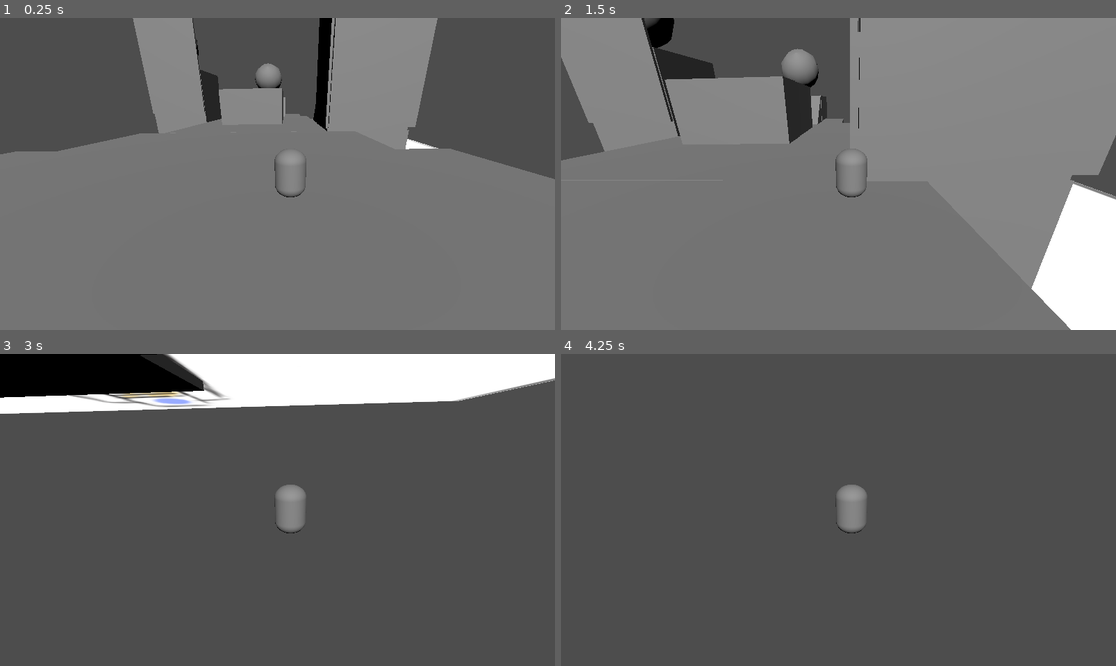
Above: before the commit, frames 1-4 (two rows, left to right).
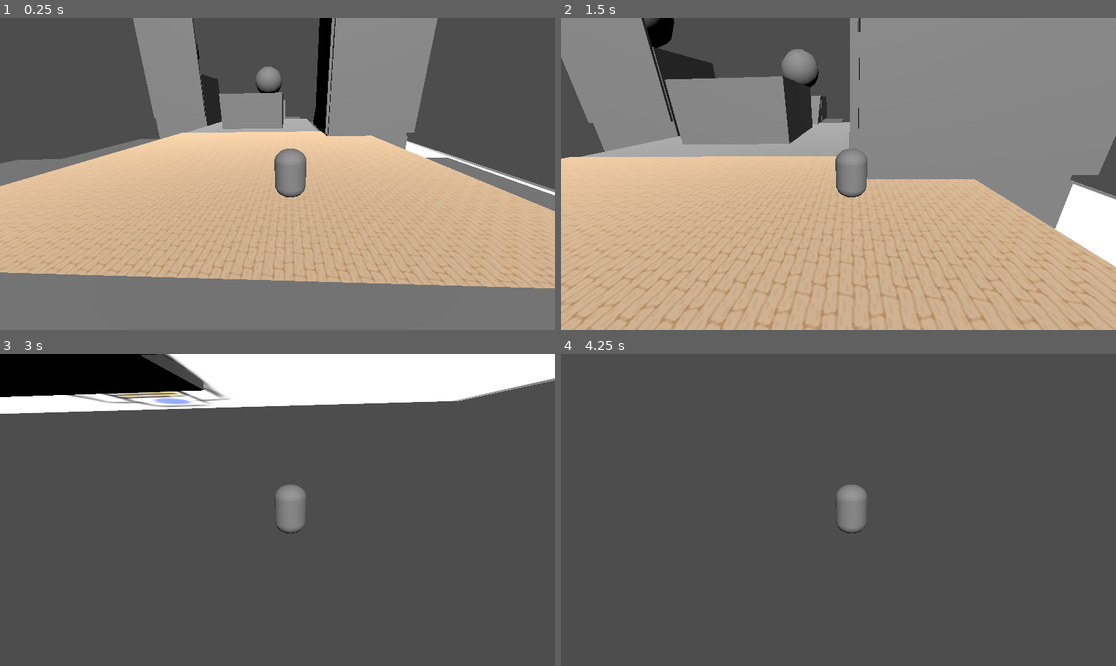
Above: after the commit, the same moments.

Repository: MeatboxDev/GameJam2025
Game: Godot game, scene res://node_3d.tscn
The game is run twice, just before and just after one commit, with the same random seed, the same clock (stepped at 60 frames per second) and the same inputs. This scene is started directly instead of the project's main scene.
Inputs (mouse positions are in pixels of both pictures, inside the frame that each line leads up to):
- Up to frame 1 (0.25 s): no input
- Up to frame 2 (1.5 s): tap Enter (ui_accept) at 0.5, 0.77 s; move the mouse to (960, 158) at 0.52 s; hold Right (ui_right) 0.53-1.28 s; move the mouse to (727, 189) at 1.27 s; hold Down (ui_down) from 1.28 s (still down)
- Up to frame 3 (3 s): tap Enter (ui_accept) at 1.52 s; move the mouse to (333, 441) at 2.02 s; release Down (ui_down) at 2.03 s; hold Right (ui_right) 2.03-2.78 s; move the mouse to (249, 572) at 2.77 s; hold Up (ui_up) from 2.78 s (still down)
- Up to frame 4 (4.25 s): tap Enter (ui_accept) at 3.02, 3.5, 3.77 s; move the mouse to (1005, 556) at 3.52 s; release Up (ui_up) at 3.53 s; hold Left (ui_left) from 3.53 s (still down)

The runs differ from the first frame. In frame 1, 42% of the frame differs, in the area x 0-100%, y 2-87%; in frame 2, 50%, in the area x 0-100%, y 33-100%; in frame 3, 0.4%; in frame 4, nothing differs.

Commit message:
map tile

Diff:
--- a/node_3d.tscn
+++ b/node_3d.tscn
@@ -1,13 +1,23 @@
-[gd_scene load_steps=5 format=3 uid="uid://dfmakjikklytq"]
+[gd_scene load_steps=9 format=3 uid="uid://dfmakjikklytq"]
 
 [ext_resource type="Texture2D" uid="uid://fy20n800ltg" path="res://Assets/Testing/image.png" id="1_th3gc"]
 [ext_resource type="Script" path="res://character_body_3d.gd" id="2_rsoqe"]
+[ext_resource type="Texture2D" uid="uid://iy85uygqcqsv" path="res://Assets/Testing/mall_floor.png" id="3_56tbu"]
+
+[sub_resource type="ORMMaterial3D" id="ORMMaterial3D_o5lls"]
 
 [sub_resource type="CapsuleMesh" id="CapsuleMesh_amqqv"]
 
 [sub_resource type="CapsuleShape3D" id="CapsuleShape3D_bgx4o"]
 radius = 0.0613742
 height = 0.189845
+
+[sub_resource type="PlaneMesh" id="PlaneMesh_p021p"]
+
+[sub_resource type="StandardMaterial3D" id="StandardMaterial3D_d8ikw"]
+albedo_texture = ExtResource("3_56tbu")
+uv1_scale = Vector3(16, 16, 16)
+uv1_triplanar = true
 
 [node name="Node3D" type="Node3D"]
 transform = Transform3D(2.94604, 0, 0, 0, 2.94604, 0, 0, 0, 2.94604, 0.261068, 0, 0)
@@ -32,9 +42,10 @@
 size = Vector3(0.643616, 0.131958, 1.88097)
 
 [node name="CSGBox3D4" type="CSGBox3D" parent="."]
-transform = Transform3D(1.20346, 0, 0, 0, 5.39559, 0, 0, 0, 1.10563, 3.33132, 0.29942, -0.437067)
+transform = Transform3D(1.20346, -0.0142423, -0.00181859, 0.00317539, 5.39557, -0.000716381, 0.00198158, 0.00347249, 1.10563, 3.33132, 0.29942, -0.437067)
 use_collision = true
 size = Vector3(1.78786, 0.131958, 1.415)
+material = SubResource("ORMMaterial3D_o5lls")
 
 [node name="CSGBox3D5" type="CSGBox3D" parent="."]
 transform = Transform3D(1.20346, 0, 0, 0, 5.39559, 0, 0, 0, 1.10563, 3.00856, 0.29942, 0.716597)
@@ -115,7 +126,7 @@
 transform = Transform3D(0.0441055, 0.601536, -0.797627, -0.0332117, 0.798845, 0.600619, 0.998475, 3.72529e-09, 0.0552115, 0.443613, 3.01785, -0.167722)
 
 [node name="CharacterBody3D" type="CharacterBody3D" parent="."]
-transform = Transform3D(0.830892, 0, 0, 0, 0.830892, 0, 0, 0, 0.830892, 0.837603, 0.743101, 0)
+transform = Transform3D(0.830892, 0, 0, 0, 0.830892, 0, 0, 0, 0.830892, 0.837603, 0.884074, 0)
 script = ExtResource("2_rsoqe")
 
 [node name="MeshInstance3D" type="MeshInstance3D" parent="CharacterBody3D"]
@@ -127,3 +138,8 @@
 
 [node name="Camera3D" type="Camera3D" parent="CharacterBody3D"]
 transform = Transform3D(0.0212492, 0.136993, -0.384283, -0.00756359, 0.38487, 0.136784, 0.407901, -1.46308e-09, 0.0225552, -0.655448, 0.230265, -0.00551814)
+
+[node name="MeshInstance3D" type="MeshInstance3D" parent="."]
+transform = Transform3D(1, 0, 0, 0, 1, 0, 0, 0, 1, 1.58515, 0.662023, -0.229081)
+mesh = SubResource("PlaneMesh_p021p")
+surface_material_override/0 = SubResource("StandardMaterial3D_d8ikw")
Binary file added: Assets/Testing/mall_floor.png
Not shown, added: Assets/Testing/mall_floor.png.import
